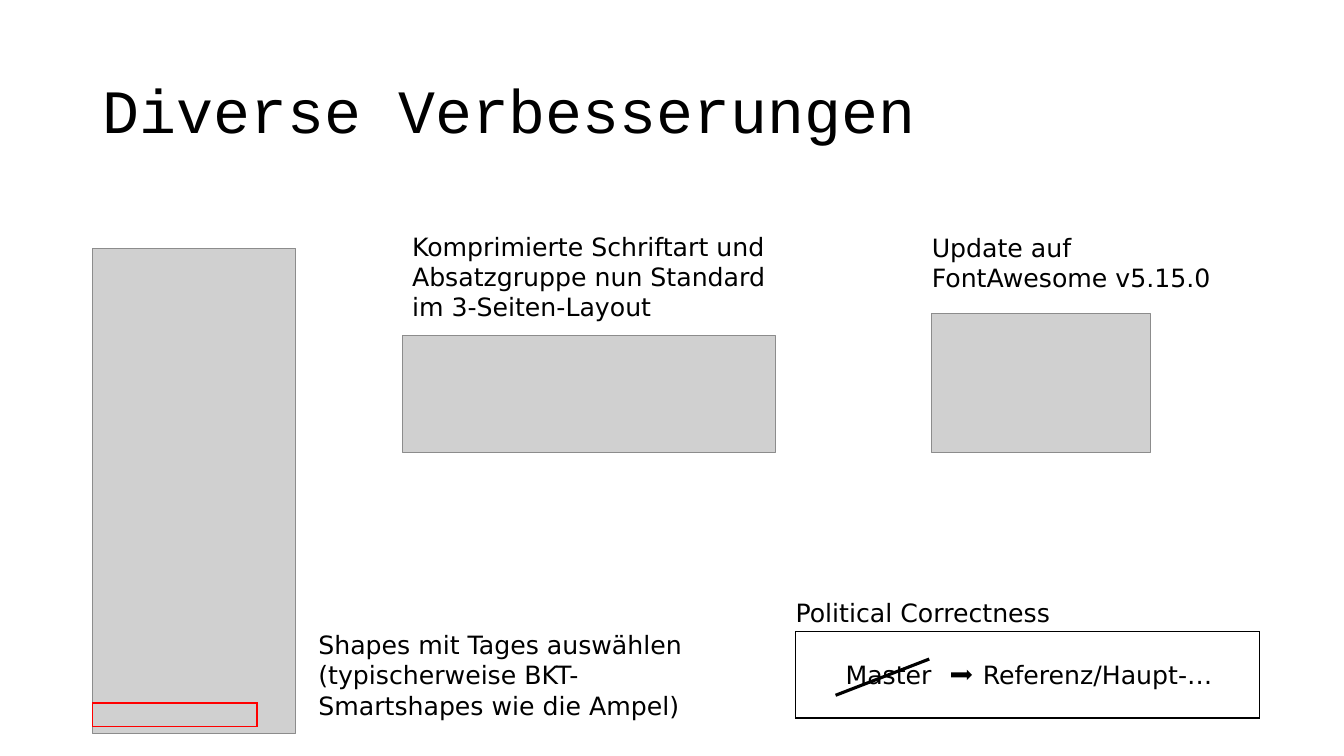
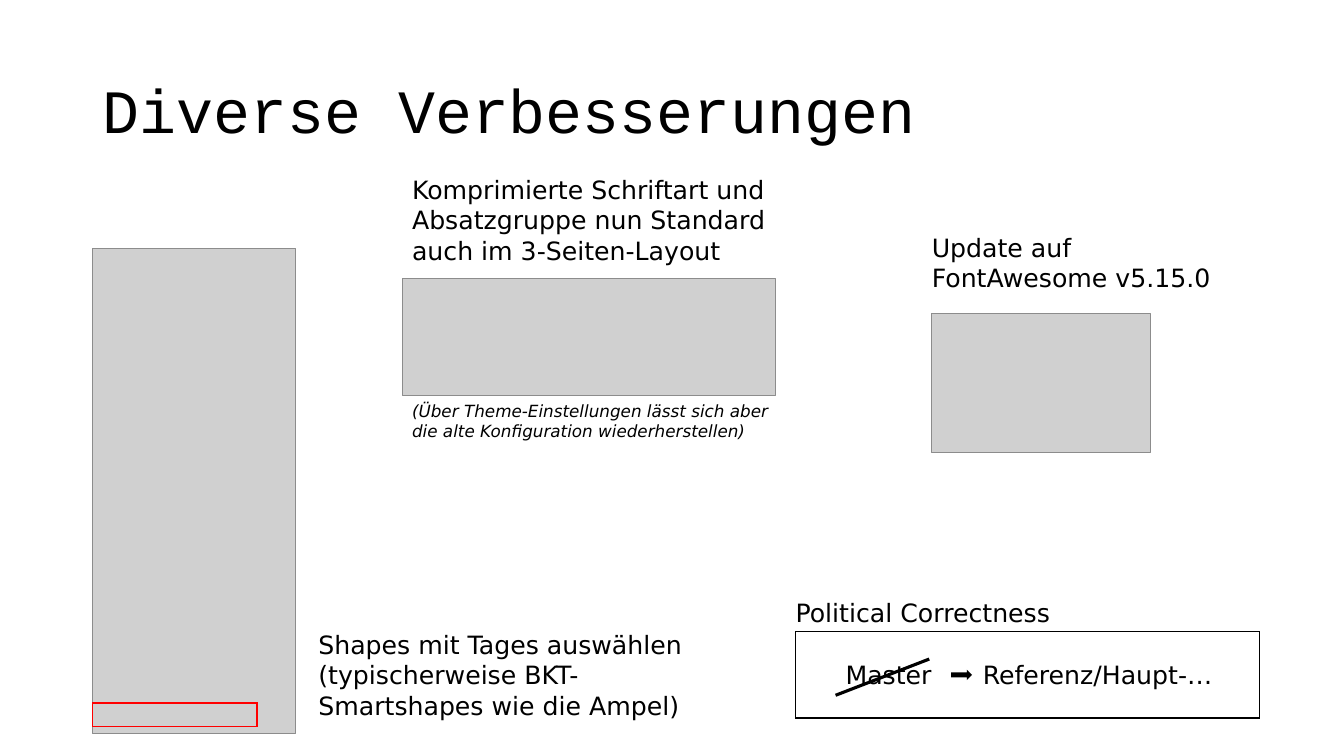
Before and after one commit to pyro-team/bkt-toolbox, a slide deck: slide 6 of documentation/Changelog.pptx. Drawn at 1344x756 pixels with LibreOffice and Linux fonts; fonts in the diff are those of the drawing; grey boxes stand for pictures. Boxes give left, top, right and bottom in pixels: in the first picture for what was removed or moved away, otherwise in the second. Text is boxed around its words. In the diff, an @@ line names an element or a change of style, - is before the commit and + after.

Commit message:
updated changelog

```diff
--- a/documentation/Changelog.pptx
+++ b/documentation/Changelog.pptx
@@ text at [412,180,765,266]: text changed @@
-Komprimierte Schriftart und Absatzgruppe nun Standard im 3-Seiten-Layout
+Komprimierte Schriftart und Absatzgruppe nun Standard auch im 3-Seiten-Layout
@@ picture: place and size @@
-picture at [402,336,775,453]
+picture at [402,279,775,396]
@@ text added at [412,404,768,441], 12 pt, text #000000, italic @@
+(Über Theme-Einstellungen lässt sich aber die alte Konfiguration wiederherstellen)
```
